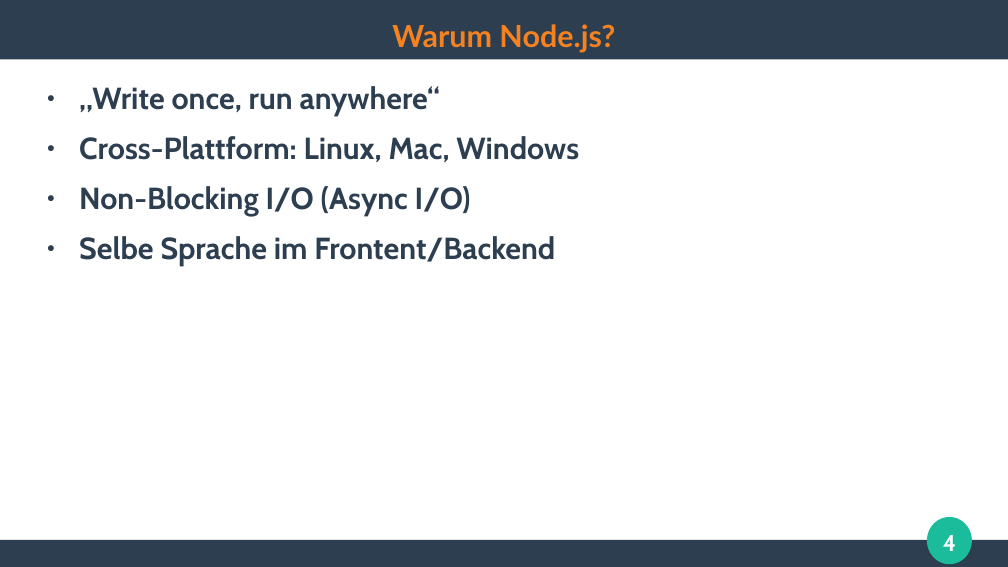
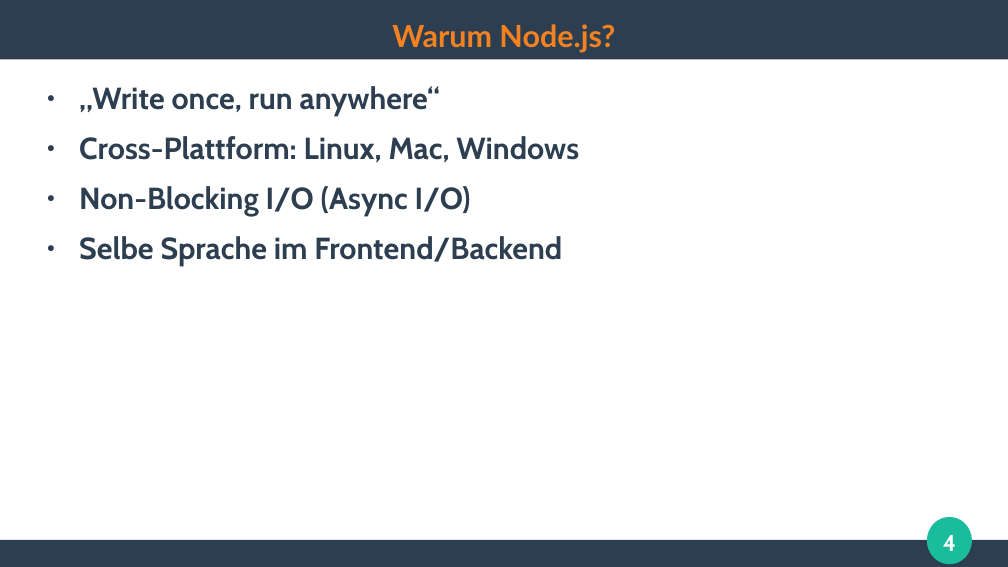
Before and after one commit to ghandmann/HS-AlbSig-WebAnwendungen2, a slide deck: slide 4 of Kapitel/01_Nodejs.odp. Drawn at 1008x567 pixels with LibreOffice and Linux fonts; fonts in the diff are those of the drawing. Boxes give left, top, right and bottom in pixels: in the first picture for what was removed or moved away, otherwise in the second. Text is boxed around its words. In the diff, an @@ line names an element or a change of style, - is before the commit and + after.

Commit message:
typo :)

```diff
--- a/Kapitel/01_Nodejs.odp
+++ b/Kapitel/01_Nodejs.odp
@@ text at [79, 236, 562, 266]: text changed @@
-● Selbe Sprache im Frontent/Backend
+● Selbe Sprache im Frontend/Backend
```
